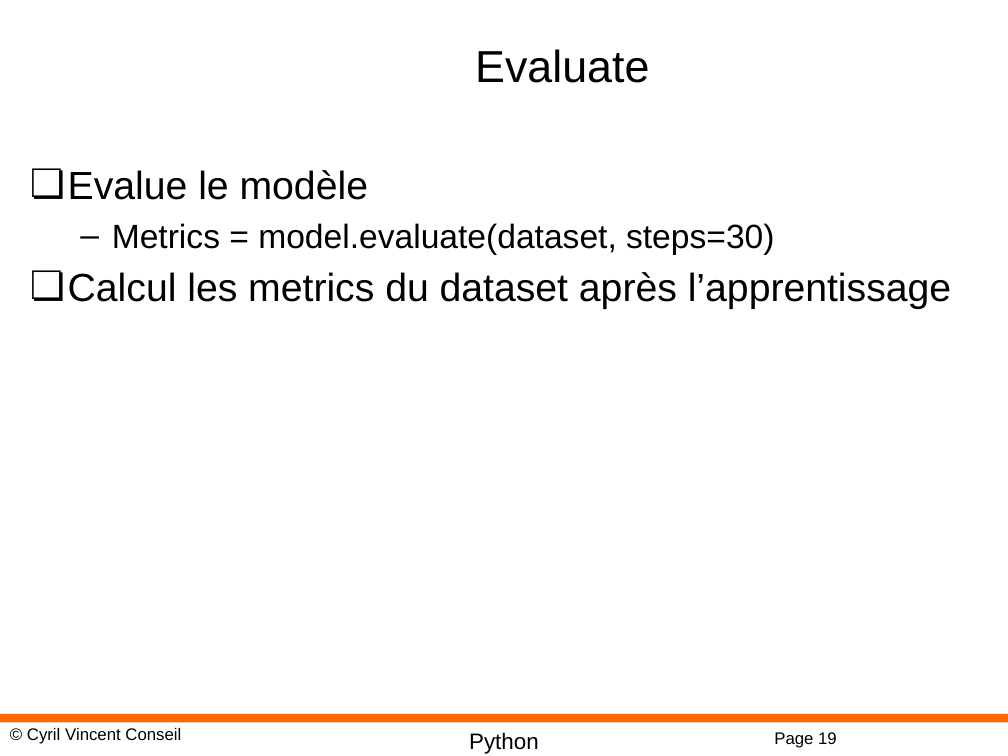
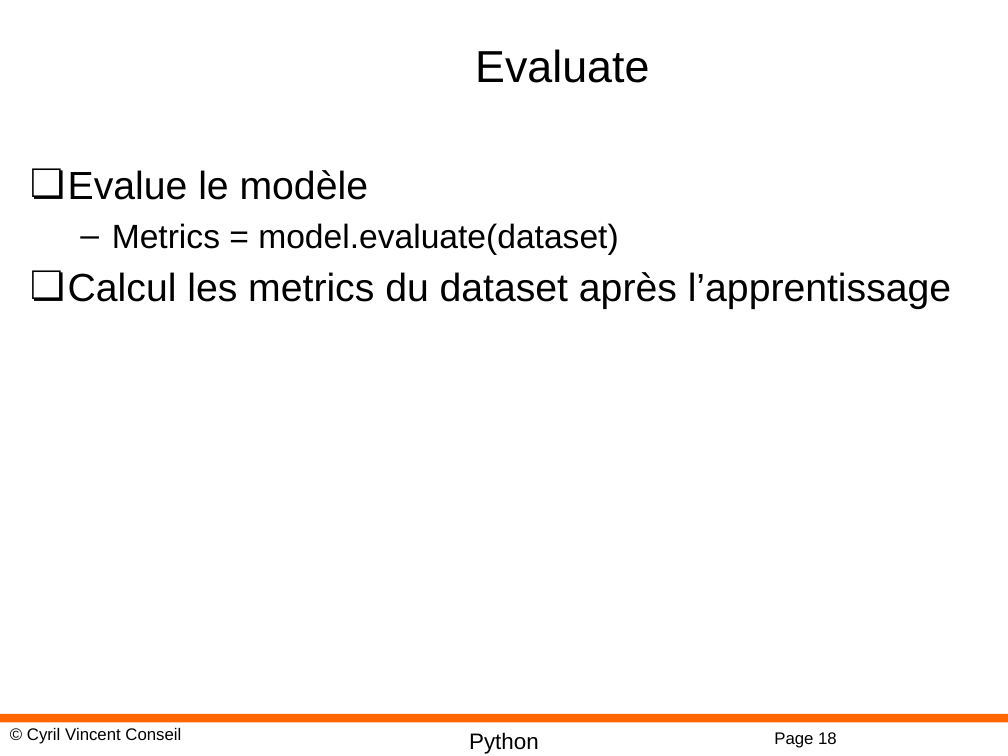
Before and after one commit to cyrilvincent/ia_industrie, a slide deck: slide 18 of ppt/DeepLearning09-Keras.pptx (slide 19 before the commit). Drawn at 1008x756 pixels with LibreOffice and Linux fonts; fonts in the diff are those of the drawing; background and template pictures are left out. Boxes give left, top, right and bottom in pixels: in the first picture for what was removed or moved away, otherwise in the second. Text is boxed around its words. In the diff, an @@ line names an element or a change of style, - is before the commit and + after.

```diff
--- a/ppt/DeepLearning09-Keras.pptx
+++ b/ppt/DeepLearning09-Keras.pptx
@@ text at (x1=112, y1=223, x2=618, y2=255): text changed @@
-  – Metrics = model.evaluate(dataset, steps=30)
+  – Metrics = model.evaluate(dataset)
@@ page number at (x1=774, y1=732, x2=837, y2=748): text changed @@
-Page 19
+Page 18
```
Also in this commit, not shown: 2 other slides changed, 1 slide removed, 3 other files.
